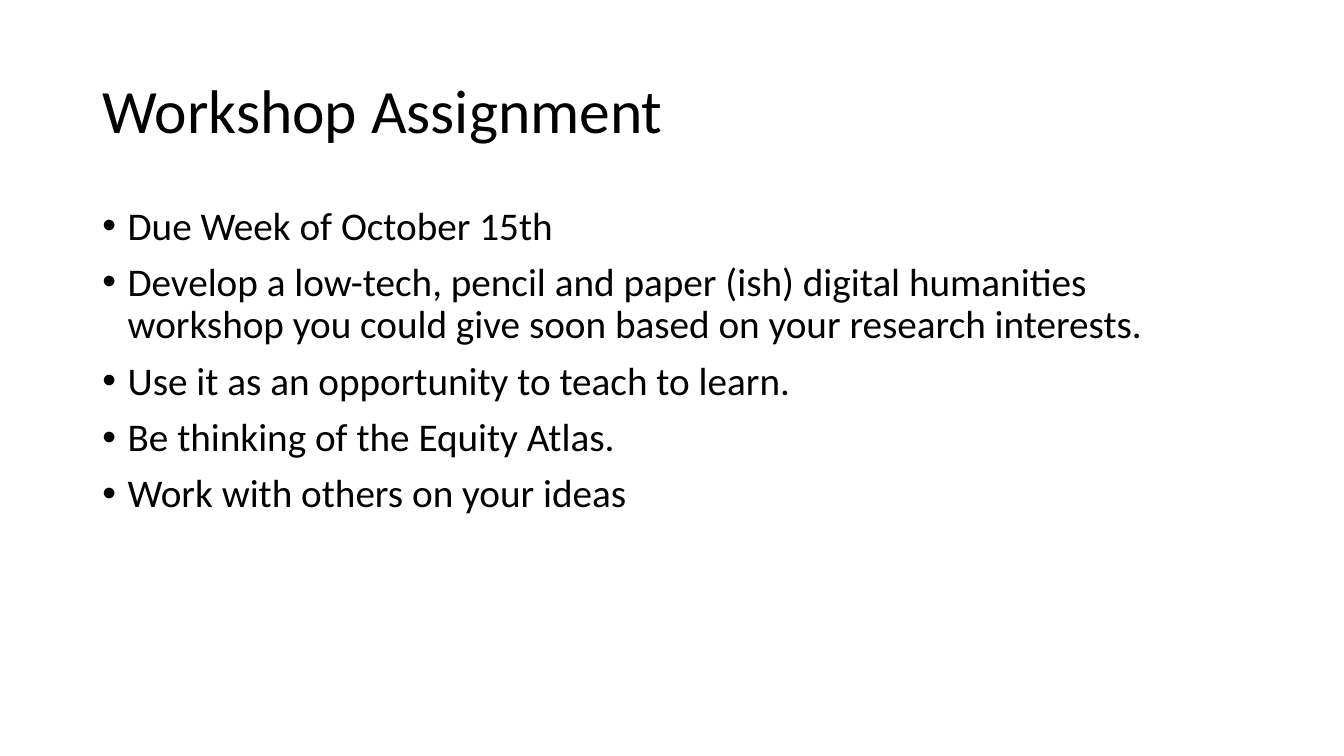
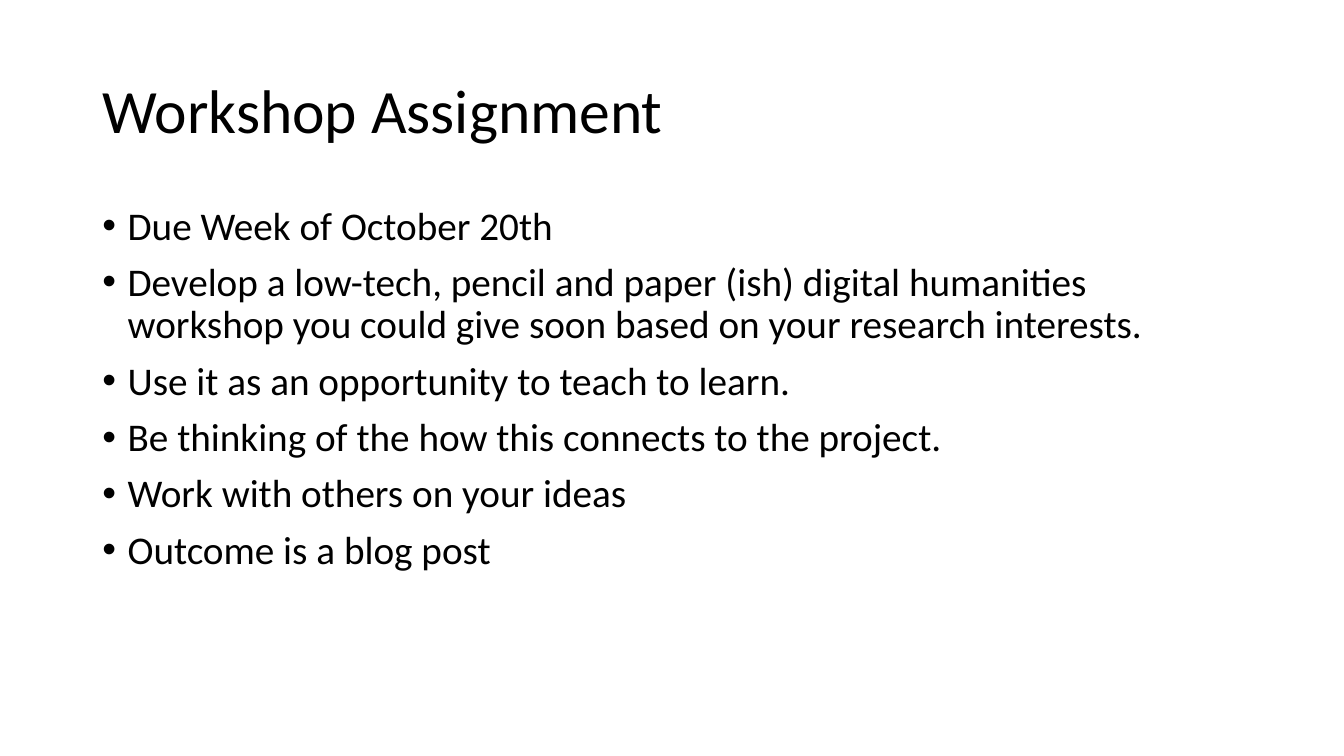
Before and after one commit to scholarslab/praxis, a slide deck: slide 23 of assets/workshop-on-workshops/workshop-on-workshops.pptx. Drawn at 1344x756 pixels with LibreOffice and Linux fonts; fonts in the diff are those of the drawing. Boxes give left, top, right and bottom in pixels: in the first picture for what was removed or moved away, otherwise in the second. Text is boxed around its words. In the diff, an @@ line names an element or a change of style, - is before the commit and + after.

```diff
--- a/assets/workshop-on-workshops/workshop-on-workshops.pptx
+++ b/assets/workshop-on-workshops/workshop-on-workshops.pptx
@@ text at (x1=128, y1=212, x2=552, y2=241): text changed @@
-• Due Week of October 15th
+• Due Week of October 20th
@@ text at (x1=128, y1=423, x2=942, y2=458): text changed @@
-• Be thinking of the Equity Atlas.
+• Be thinking of the how this connects to the project.
@@ text at (x1=128, y1=536, x2=490, y2=571): paragraph added @@
+• Outcome is a blog post
```
Also in this commit, not shown: 5 other slides changed, 1 slide added, 1 other file.
